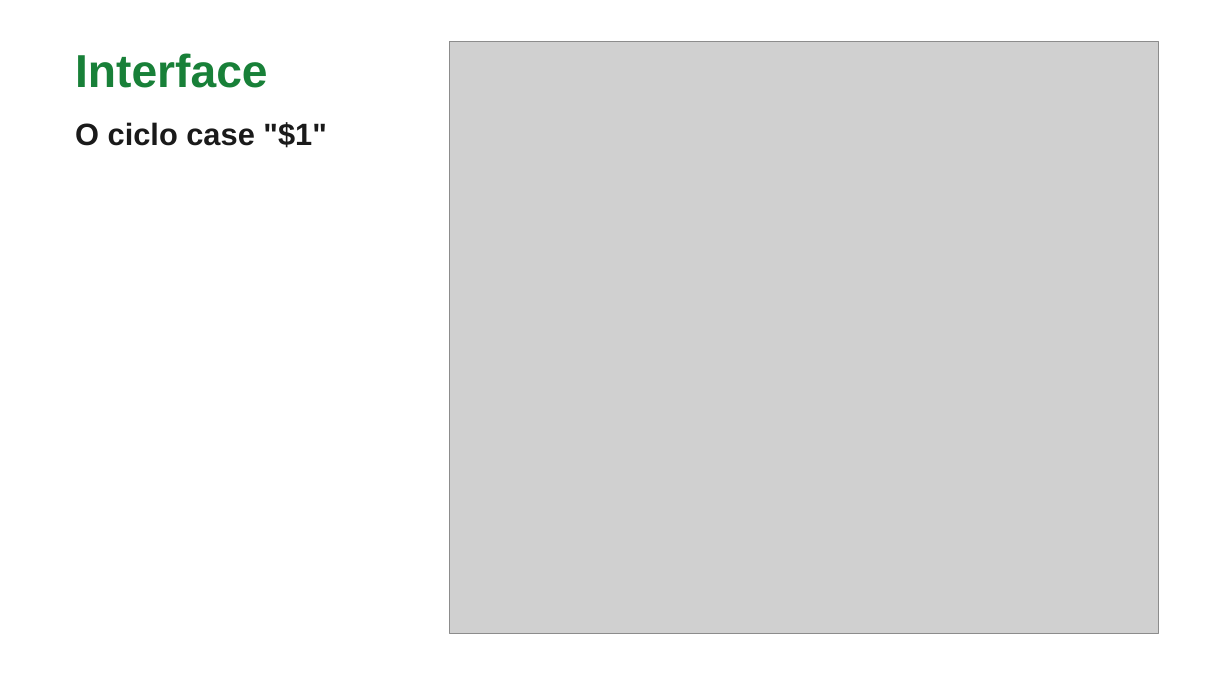
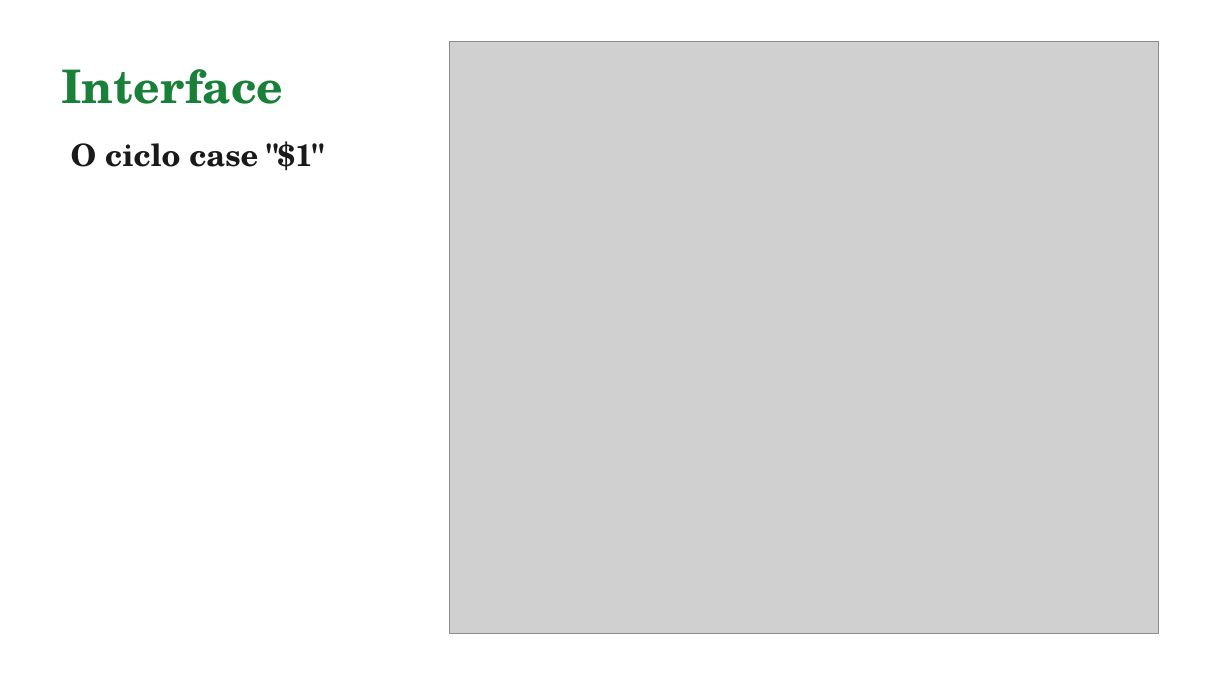
Before and after one commit to Alice678-afk/SO-Trabalho1, a slide deck: slide 7 of entrega/TrabalhoPratico1.pptx. Drawn at 1232x693 pixels with LibreOffice and Linux fonts; fonts in the diff are those of the drawing; grey boxes stand for pictures. Boxes give left, top, right and bottom in pixels: in the first picture for what was removed or moved away, otherwise in the second. Text is boxed around its words. In the diff, an @@ line names an element or a change of style, - is before the commit and + after.

```diff
--- a/entrega/TrabalhoPratico1.pptx
+++ b/entrega/TrabalhoPratico1.pptx
@@ text "Interface": place and size @@
-text "Interface" at bbox=[75, 53, 267, 88]
+text "Interface" at bbox=[62, 69, 284, 104]
@@ text "Interface" at bbox=[62, 69, 284, 104]: font Arial to TeX Gyre Schola @@
@@ text "O ciclo case "$1"" at bbox=[71, 141, 323, 171]: font Arial to TeX Gyre Schola @@
@@ text "O ciclo case "$1"": place and size @@
-text "O ciclo case "$1"" at bbox=[75, 122, 326, 148]
+text "O ciclo case "$1"" at bbox=[71, 141, 323, 171]
```
Also in this commit, not shown: 23 other slides changed, 5 slides added, 1 slide removed, 2 other files.
